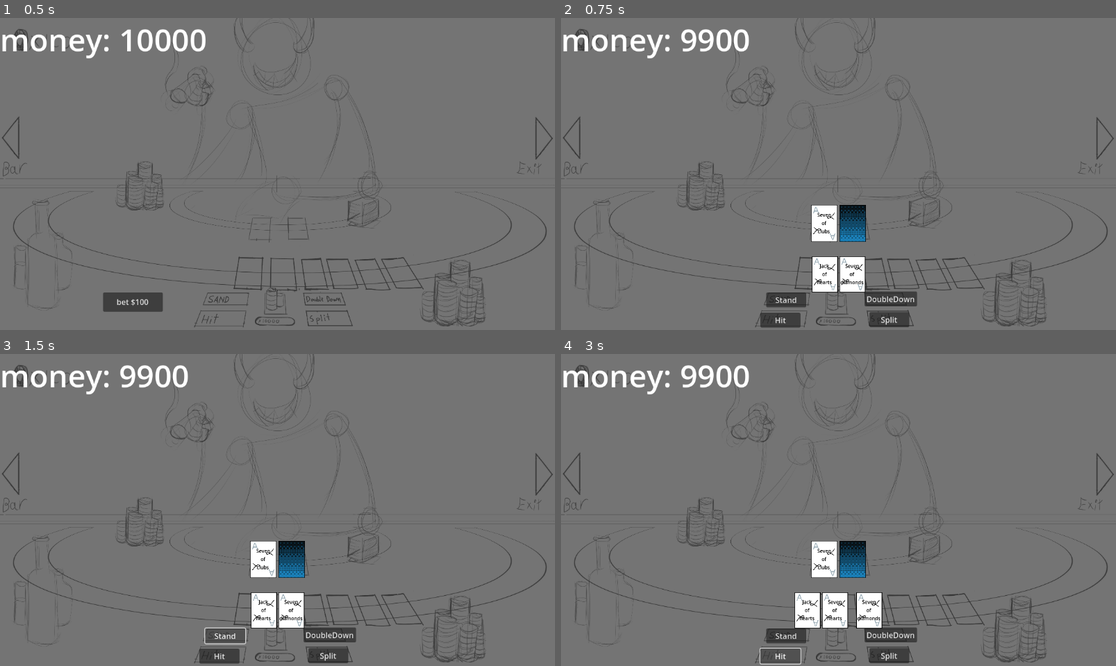
Above: before the commit, frames 1-4 (two rows, left to right).
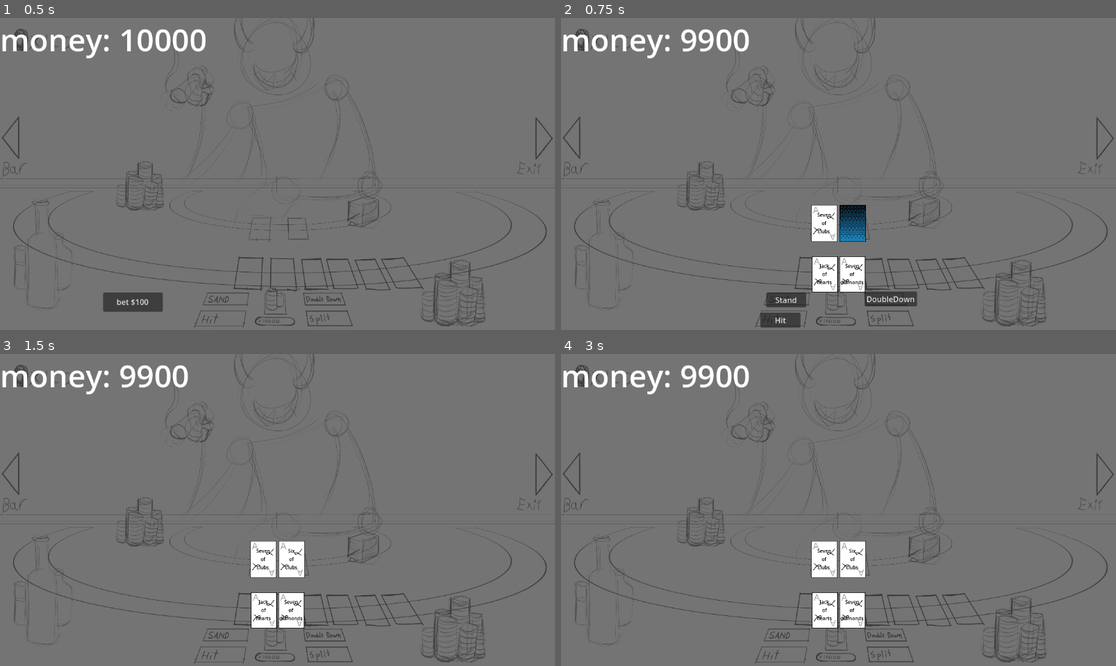
Above: after the commit, the same moments.

Repository: Green-Shirt-Games/GWJ-83
Game: Godot game, scene res://Scenes/table_scene.tscn
The game is run twice, just before and just after one commit, with the same random seed, the same clock (stepped at 60 frames per second) and the same inputs. This scene is started directly instead of the project's main scene.
Inputs (mouse positions are in pixels of both pictures, inside the frame that each line leads up to):
- Up to frame 1 (0.5 s): no input
- Up to frame 2 (0.75 s): click "bet $100" at 0.5 s
- Up to frame 3 (1.5 s): click "Stand" at 1.25 s
- Up to frame 4 (3 s): click (888, 656) at 2 s, where only the run before the commit has a clickable "Split"; click (783, 656) at 2.75 s, where only the run before the commit has a clickable "Hit"

Frame 1 is identical in both runs. In frame 2, 0.3% of the frame differs, in the area x 55-63%, y 94-100%; in frame 3, 2.0%; in frame 4, 3.2%, in the area x 35-65%, y 59-100%.

Commit message:
blackjack is working (no bets yet)

Diff:
--- a/Scenes/table_scene.tscn
+++ b/Scenes/table_scene.tscn
@@ -4,7 +4,7 @@
 [ext_resource type="Script" uid="uid://c2ykj02lybxxg" path="res://Scripts/table_scene.gd" id="1_u3oja"]
 [ext_resource type="Script" uid="uid://cc0j6473b8qdl" path="res://Scripts/Classes/card_hand.gd" id="3_hwd2d"]
 
-[node name="TableScene" type="Control" node_paths=PackedStringArray("player_hands", "dealer_hand", "bet_buttons_container", "play_buttons_container", "player_money_label")]
+[node name="TableScene" type="Control" node_paths=PackedStringArray("player_hands", "dealer_hand", "bet_buttons_container", "play_buttons_container", "split_button", "player_money_label")]
 layout_mode = 3
 anchors_preset = 15
 anchor_right = 1.0
@@ -17,6 +17,7 @@
 dealer_hand = NodePath("DealerHand")
 bet_buttons_container = NodePath("BetButtons")
 play_buttons_container = NodePath("PlayButtons")
+split_button = NodePath("PlayButtons/SplitButton")
 player_money_label = NodePath("PlayerMoneyLabel")
 
 [node name="PlayerMoneyLabel" type="Label" parent="."]
@@ -27,6 +28,7 @@
 text = "10000"
 
 [node name="BetButtons" type="Control" parent="."]
+visible = false
 anchors_preset = 0
 offset_right = 40.0
 offset_bottom = 40.0
@@ -41,7 +43,6 @@
 text = "bet $100"
 
 [node name="PlayButtons" type="Control" parent="."]
-visible = false
 layout_mode = 1
 anchors_preset = 15
 anchor_right = 1.0
@@ -161,5 +162,6 @@
 [connection signal="pressed" from="BetButtons/temp_place_100_bet" to="." method="_on_temp_place_100_bet_pressed"]
 [connection signal="pressed" from="PlayButtons/StandButton" to="." method="_on_stand_button_pressed"]
 [connection signal="pressed" from="PlayButtons/HitButton" to="." method="_on_hit_button_pressed"]
+[connection signal="pressed" from="PlayButtons/DoubleDownButton" to="." method="_on_double_down_button_pressed"]
 [connection signal="pressed" from="PlayButtons/SplitButton" to="." method="_on_split_button_pressed"]
 [connection signal="pressed" from="temp_buttons/DrawCardsButton" to="." method="_on_draw_cards_button_pressed"]
--- a/Scripts/Classes/card_hand.gd
+++ b/Scripts/Classes/card_hand.gd
@@ -2,10 +2,7 @@
 extends HBoxContainer
 
 var bust : bool = false
-var best_score : int = 0 :
-	set(value):
-		print("new best score: " , value)
-		best_score = value
+var best_score : int = 0
 
 func _ready() -> void:
 	child_entered_tree.connect(_update_best_score)
@@ -16,7 +13,6 @@
 	bust = false
 
 func _update_best_score(_child : Node):
-	print("Child entered, calcualating new best score")
 	var possible_scores : Array[int] = [0]
 	for card in get_children():
 		if card is CardVisual:
@@ -26,13 +22,14 @@
 					new_possible_scores.append(value + score)
 			possible_scores = new_possible_scores
 
-	var to_bust : bool = false
+	var to_bust : bool = true
 	for score in possible_scores:
-		if score < Global.POINTS_LIMIT:
-			to_bust = true
+		if score <= Global.POINTS_LIMIT:
+			to_bust = false
 			break
 	if to_bust:
 		bust = true
+		print(name , " is busted: ", possible_scores.min())
 		best_score = possible_scores.min()
 	else:
 		var max_score := 0
--- a/Scripts/Globals/Global.gd
+++ b/Scripts/Globals/Global.gd
@@ -8,7 +8,7 @@
 	"card_visual" : "res://Scenes/SubScenes/card_visual.tscn" ,
 }
 
-const POINTS_LIMIT = 41
+const POINTS_LIMIT = 21
 
 # Player's data
 var money = 10000 :
--- a/Scripts/SubScenes/card_visual.gd
+++ b/Scripts/SubScenes/card_visual.gd
@@ -25,5 +25,6 @@
 	temp_card_info.visible = face_up
 
 func reveal() -> void:
+	print("Card getting revealed")
 	face_up = true
 	update_visual()
--- a/Scripts/table_scene.gd
+++ b/Scripts/table_scene.gd
@@ -5,6 +5,8 @@
 @export var dealer_hand : CardHand
 @export var bet_buttons_container : Control
 @export var play_buttons_container : Control
+@export var split_button : Button
+@export var double_down_button : Button
 @export var player_money_label : Label
 
 # temp code, to be moved to separate GamaManager, to keep data about table between scene changes
@@ -49,35 +51,84 @@
 			play_buttons_container.visible = true
 			# disable card bet buttons
 			bet_buttons_container.visible = false
+			split_button.visible = _check_if_split_possible()
+
 			# wait for player to stand, bust or double_down
 			pass
 		Global.GAME_STATES.DEALER_TURN:
 			# enable
 			# disable all player's actions
+			for hand in player_hands.get_children():
+				print("Player's cards in " , hand.name, " : ", _list_all_cards_in_hand(hand))
+			split_button.visible = false
+			play_buttons_container.visible = false
+			bet_buttons_container.visible = false
 			# dealer reveals hole_card, draws 'till value of cards is 17+
-			# wait for dealers' bust or stand
-			pass
+			(dealer_hand.get_child(1) as CardVisual).reveal()
+			await get_tree().create_timer(2).timeout
+			while dealer_hand.best_score < 17:
+				await get_tree().create_timer(2).timeout
+				_add_card_to_dealer_hand(true)
+			print("Dealer's cards:" , _list_all_cards_in_hand(dealer_hand))
+			_change_state(Global.GAME_STATES.RESULT)
 		Global.GAME_STATES.RESULT:
 			# disable all player's actions
-			# check for dealer's bust, if not - check who's value is bigger
-			# add/remove/keep player's bet acording to results
-			# wait for animation to finish
-			pass
+			play_buttons_container.visible = false
+			bet_buttons_container.visible = false
+			for hand in player_hands.get_children():
+				# check for dealer's bust, if not - check who's value is bigger
+				# add/remove/keep player's bet acording to results
+				if dealer_hand.bust:
+					print("Player won: dealer is busted with ", dealer_hand.best_score)
+					_player_won()
+				else:
+					if hand is CardHand:
+						if hand.bust:
+							print("Player lost: ", hand.best_score, " is bust")
+							_player_lost()
+						else:
+							if hand.best_score > dealer_hand.best_score:
+								print("Player won: " , hand.best_score , " > " , dealer_hand.best_score)
+								_player_won(hand.best_score == Global.POINTS_LIMIT)
+							elif hand.best_score < dealer_hand.best_score:
+								print("Player lost: " , hand.best_score , " < " , dealer_hand.best_score)
+								_player_lost()
+							else:
+								print("Player tied: " , hand.best_score , " = " , dealer_hand.best_score)
+								_player_tied()
+					else:
+						push_error("Unexpected node in player's hands folder")
+			await get_tree().create_timer(2).timeout
+			_change_state(Global.GAME_STATES.RESET)
 		Global.GAME_STATES.RESET:
 			pass
 			# disable all player's actions
+			play_buttons_container.visible = false
+			bet_buttons_container.visible = false
 			# put all played cards in discard deck
+			for card in dealer_hand.get_children():
+				discard_deck.append((card as CardVisual).card_data)
+			dealer_hand.reset()
+			for hand in player_hands.get_children():
+				for card in hand.get_children():
+					discard_deck.append((card as CardVisual).card_data)
+				(hand as CardHand).reset()
+			if player_hands.get_child_count() > 1:
+				player_hands.remove_child(player_hands.get_child(1))
 			# reset deck, if cards left is less than 15 (overkill?)
+			if draw_deck.size() < 15:
+				_reset_deck()
 			# wait for animation to finish
+			await get_tree().create_timer(2).timeout
+			_change_state(Global.GAME_STATES.BETTING)
+
+func _check_if_split_possible() -> bool:
+	return (player_hands.get_child(0).get_child(0) as CardVisual).card_data.value == \
+			(player_hands.get_child(0).get_child(1) as CardVisual).card_data.value
 
 func _game_start() -> void:
 	_prepare_deck()
 	_reset_deck()
-
-func _reset_deck() -> void:
-	draw_deck.append_array(discard_deck)
-	discard_deck.clear()
-	draw_deck.shuffle()
 
 func _prepare_deck() -> void:
 	for suit in Global.CARD_SUITS.size():
@@ -89,10 +140,20 @@
 					)
 				)
 
+func _reset_deck() -> void:
+	draw_deck.append_array(discard_deck)
+	discard_deck.clear()
+	draw_deck.shuffle()
+
 #region CardDraw
 func _add_card_to_player_hand() -> void:
-	print(player_hands.get_child(active_player_hand))
-	player_hands.get_child(active_player_hand).add_child(_draw_card())
+	var hand : CardHand = player_hands.get_child(active_player_hand)
+	hand.add_child(_draw_card())
+	if hand.bust:
+		if active_player_hand >= player_hands.get_child_count() - 1:
+			_change_state(Global.GAME_STATES.RESULT)
+		else:
+			active_player_hand += 1
 
 func _add_card_to_dealer_hand(face_up : bool) -> void:
 	var new_card : CardVisual = _draw_card()
@@ -106,12 +167,24 @@
 	return card
 #endregion
 
-func _get_best_score(in_container : CardHand) -> int:
-	return in_container._get_best_score()
+
+func _list_all_cards_in_hand(hand : CardHand) -> String:
+	var list : String = ""
+	for card in hand.get_children():
+		if list.length() > 0:
+			list += ", "
+		list += (card as CardVisual).card_data.get_card_name()
+	return list
+
+func _player_won(is_blackjack : bool = false) -> void:
+	Global.money += bet * 2
+	print("Player won ", bet * 2)
 
 func _player_lost() -> void:
 	pass
 
+func _player_tied() -> void:
+	Global.money += bet
 
 func _on_draw_cards_button_pressed() -> void:
 	_change_state(Global.GAME_STATES.DEALING)
@@ -126,17 +199,26 @@
 
 func _on_hit_button_pressed() -> void:
 	_add_card_to_player_hand()
-
 
 func _on_split_button_pressed() -> void:
 	player_hands.add_child(CardHand.new())
 	player_hands.get_child(0).get_child(1).reparent(
 		player_hands.get_child(1)
 	)
-
+	active_player_hand = 1
+	_add_card_to_player_hand()
+	active_player_hand = 0
+	_add_card_to_player_hand()
 
 func _on_stand_button_pressed() -> void:
 	if player_hands.get_child_count() > active_player_hand + 1:
 		active_player_hand += 1
 	else:
-		print("Done")
+		_change_state(Global.GAME_STATES.DEALER_TURN)
+
+func _on_double_down_button_pressed() -> void:
+	Global.money -= bet
+	bet *= 2
+	_add_card_to_player_hand()
+	await get_tree().create_timer(2)
+	_change_state(Global.GAME_STATES.DEALER_TURN)
